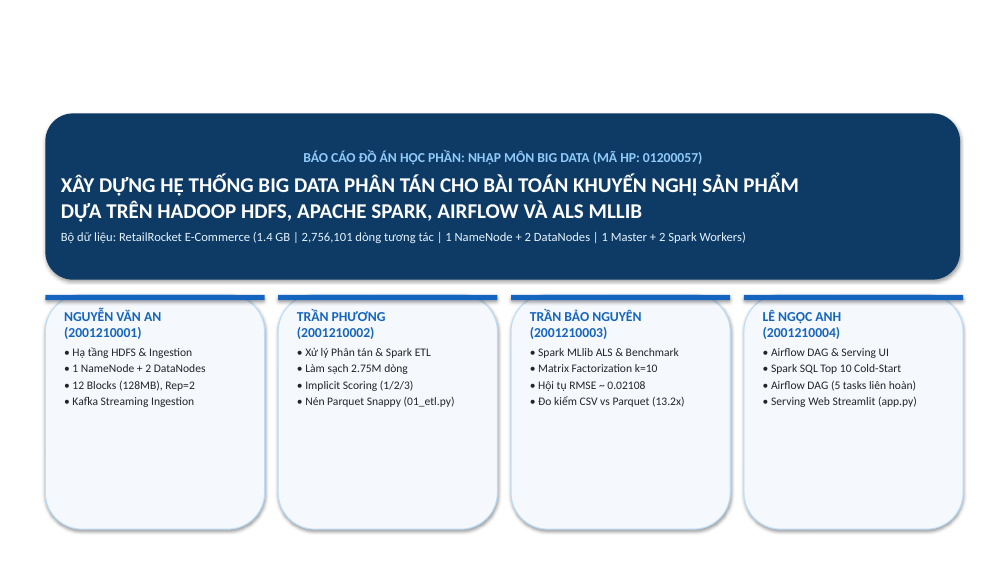
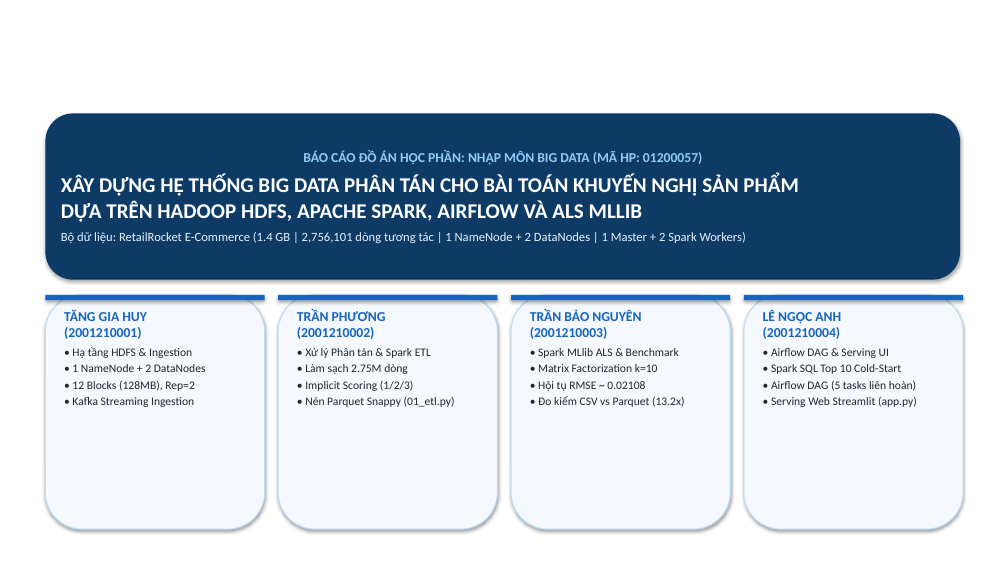
Before and after one commit to trng1006/Product_Recommender, a slide deck: slide 1 of Bao_Cao_BigData_HUIT_15Slides.pptx. Drawn at 1008x567 pixels with LibreOffice and Linux fonts; fonts in the diff are those of the drawing; background and template pictures are left out. Boxes give left, top, right and bottom in pixels: in the first picture for what was removed or moved away, otherwise in the second. Text is boxed around its words. In the diff, an @@ line names an element or a change of style, - is before the commit and + after.

Commit message:
docs: cập nhật chính xác tên thành viên TĂNG GIA HUY trên toàn bộ slide, báo cáo và logs

```diff
--- a/Bao_Cao_BigData_HUIT_15Slides.pptx
+++ b/Bao_Cao_BigData_HUIT_15Slides.pptx
@@ text at (64,309,147,339): text changed @@
-NGUYỄN VĂN AN
-(2001210001)
+TĂNG GIA HUY
+(2001210001)
```
Also in this commit, not shown: 6 other files.
